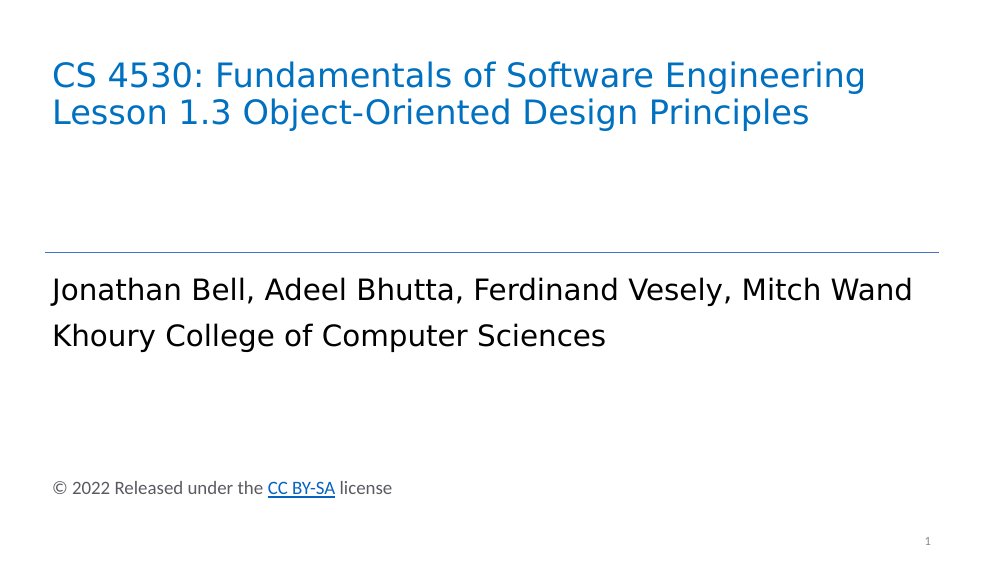
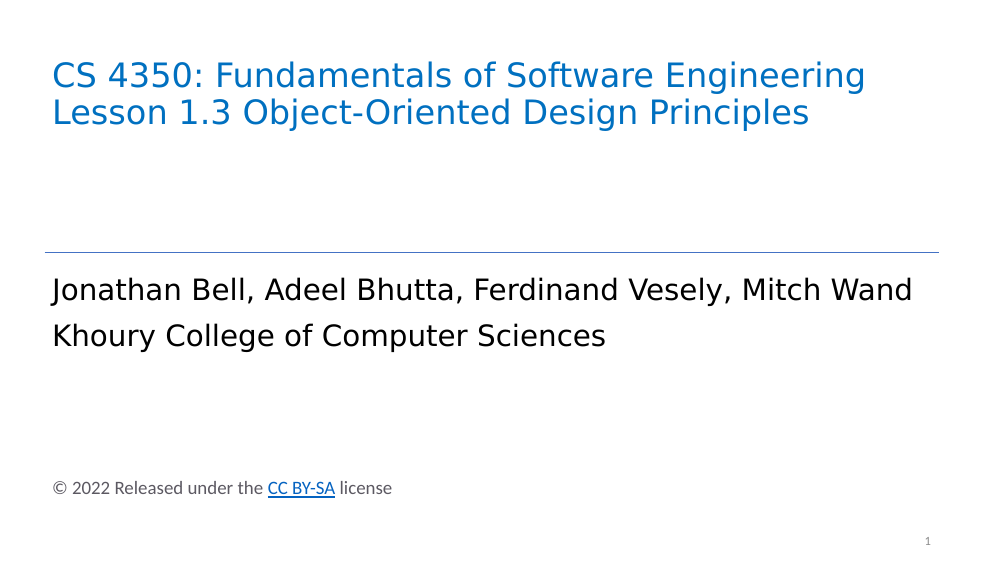
Before and after one commit to neu-se/CS4530-Spring-2022, a slide deck: slide 1 of Slides/Lesson 1.3 Object-Oriented Principles.pptx. Drawn at 1008x567 pixels with LibreOffice and Linux fonts; fonts in the diff are those of the drawing. Boxes give left, top, right and bottom in pixels: in the first picture for what was removed or moved away, otherwise in the second. Text is boxed around its words. In the diff, an @@ line names an element or a change of style, - is before the commit and + after.

```diff
--- a/Slides/Lesson 1.3 Object-Oriented Principles.pptx
+++ b/Slides/Lesson 1.3 Object-Oriented Principles.pptx
@@ title at box(52, 61, 866, 131): text changed @@
-CS 4530: Fundamentals of Software Engineering
-Lesson 1.3 Object-Oriented Design Principles
+CS 4350: Fundamentals of Software Engineering
+Lesson 1.3 Object-Oriented Design Principles
```
Also in this commit, not shown: 2 other slides changed.
